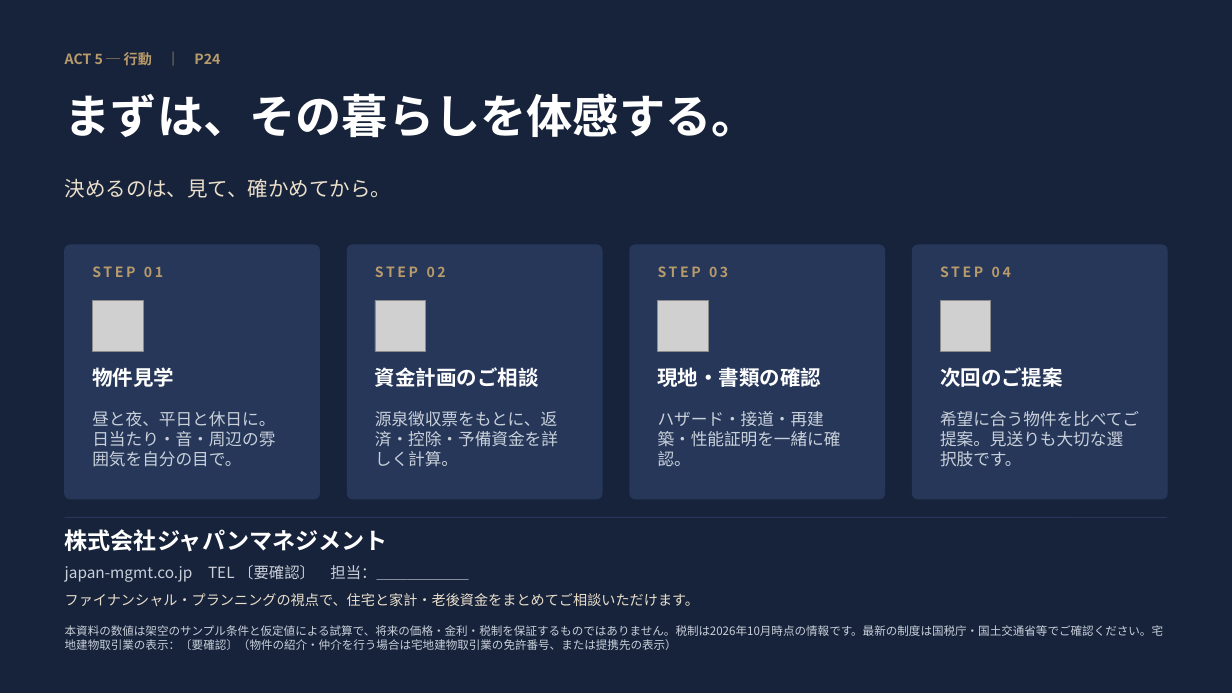
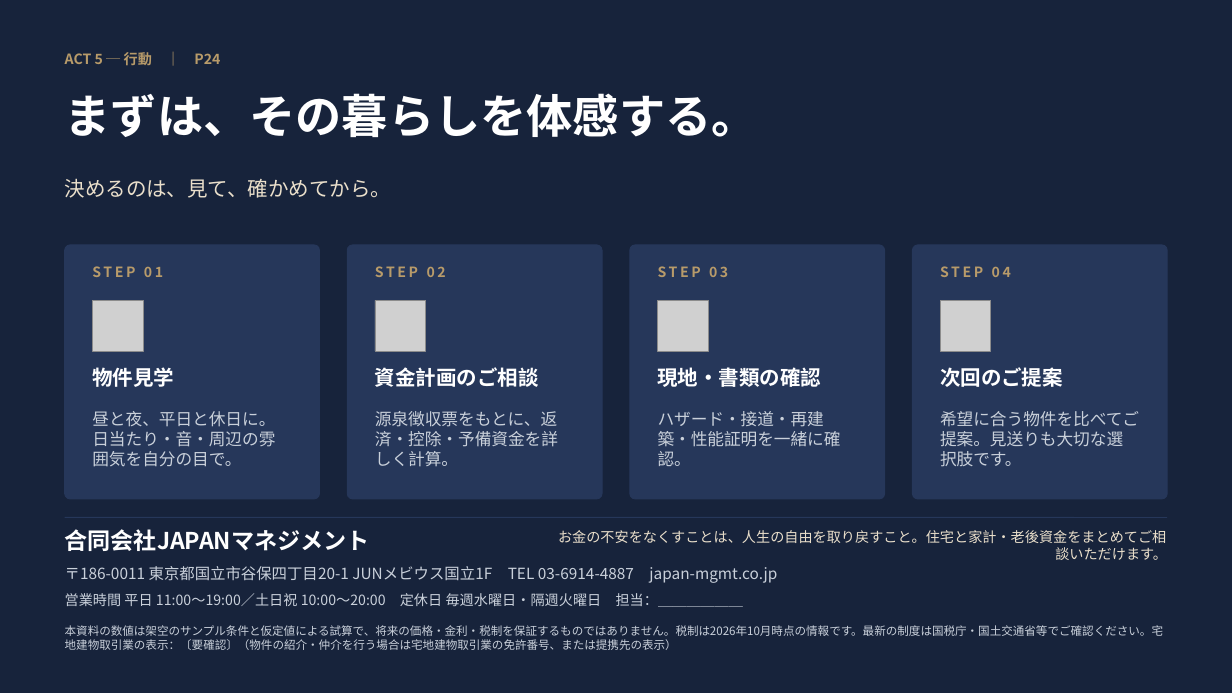
Before and after one commit to hasegawa212/-, a slide deck: slide 24 of land-life-proposal/dist/japan-mgmt/人生を、自分の土地から。_ジャパンマネジメント版.pptx. Drawn at 1232x693 pixels with LibreOffice and Linux fonts; fonts in the diff are those of the drawing; grey boxes stand for pictures. Boxes give left, top, right and bottom in pixels: in the first picture for what was removed or moved away, otherwise in the second. Text is boxed around its words. In the diff, an @@ line names an element or a change of style, - is before the commit and + after.

```diff
--- a/land-life-proposal/dist/japan-mgmt/人生を、自分の土地から。_ジャパンマネジメント版.pptx
+++ b/land-life-proposal/dist/japan-mgmt/人生を、自分の土地から。_ジャパンマネジメント版.pptx
@@ text at (x1=65, y1=529, x2=370, y2=551): text changed @@
-株式会社ジャパンマネジメント
+合同会社JAPANマネジメント
@@ text added at (x1=558, y1=530, x2=1167, y2=560), 11 pt, text #EADFCB @@
+お金の不安をなくすことは、人生の自由を取り戻すこと。住宅と家計・老後資金をまとめてご相談いただけます。
@@ text at (x1=65, y1=566, x2=777, y2=583): text changed; size 11 to 12 pt; text colour #EADFCB to #C9D0DA @@
-ファイナンシャル・プランニングの視点で、住宅と家計・老後資金をまとめてご相談いただけます。
+〒186-0011 東京都国立市谷保四丁目20-1 JUNメビウス国立1F TEL 03-6914-4887 japan-mgmt.co.jp
@@ text removed at (x1=65, y1=565, x2=468, y2=582) @@
-japan-mgmt.co.jp TEL 〔要確認〕 担当：＿＿＿＿＿＿
@@ text added at (x1=65, y1=593, x2=743, y2=607), 11 pt, text #C9D0DA @@
+営業時間 平日 11:00〜19:00／土日祝 10:00〜20:00 定休日 毎週水曜日・隔週火曜日 担当：＿＿＿＿＿＿
```
Also in this commit, not shown: 23 other slides changed, 12 other files.
